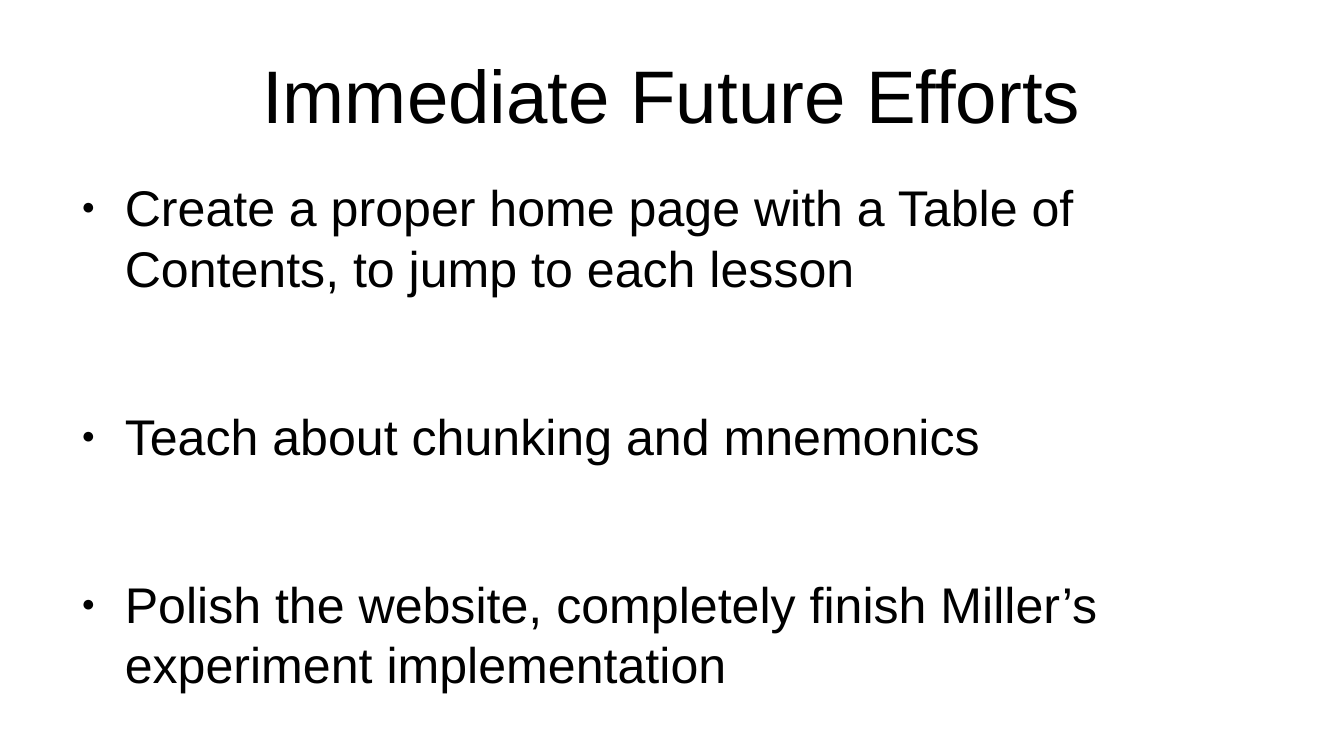
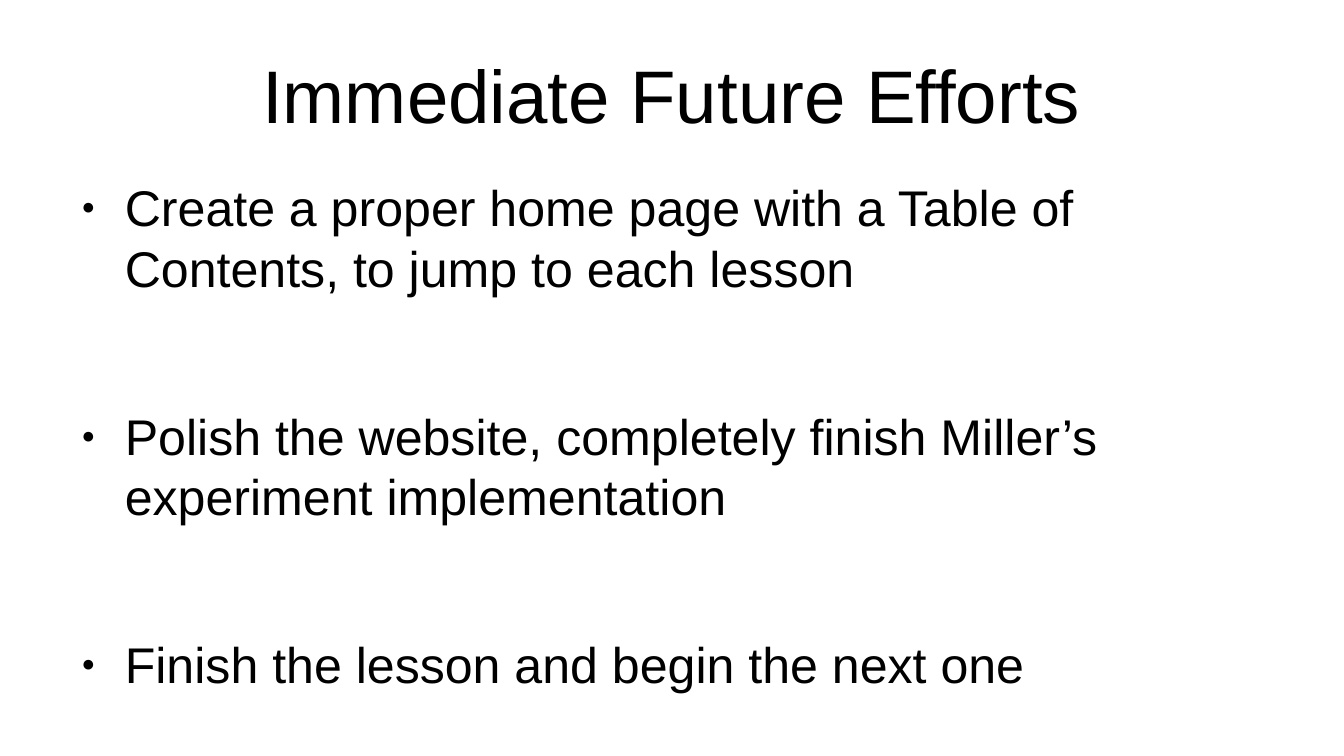
Before and after one commit to wwu-csci-497/csci-497-project-learning-about-memory, a slide deck: slide 6 of Midterm Critique.odp. Drawn at 1344x756 pixels with LibreOffice and Linux fonts; fonts in the diff are those of the drawing. Boxes give left, top, right and bottom in pixels: in the first picture for what was removed or moved away, otherwise in the second. Text is boxed around its words. In the diff, an @@ line names an element or a change of style, - is before the commit and + after.

Commit message:
Completed most of the first half of the website, about memory. Need to add a quiz. Also need to optimize code for better standards. I think m2.html can just reference m1.css instead of having it's own m2.css. Also need to work on the website aesthetically.

```diff
--- a/Midterm Critique.odp
+++ b/Midterm Critique.odp
@@ text at (125, 418, 980, 465): paragraph removed @@
-● Teach about chunking and mnemonics
@@ text at (125, 646, 1025, 693): paragraph added @@
+● Finish the lesson and begin the next one
```
Also in this commit, not shown: 3 other slides changed, 1 slide added, 1 slide removed, 13 other files.
